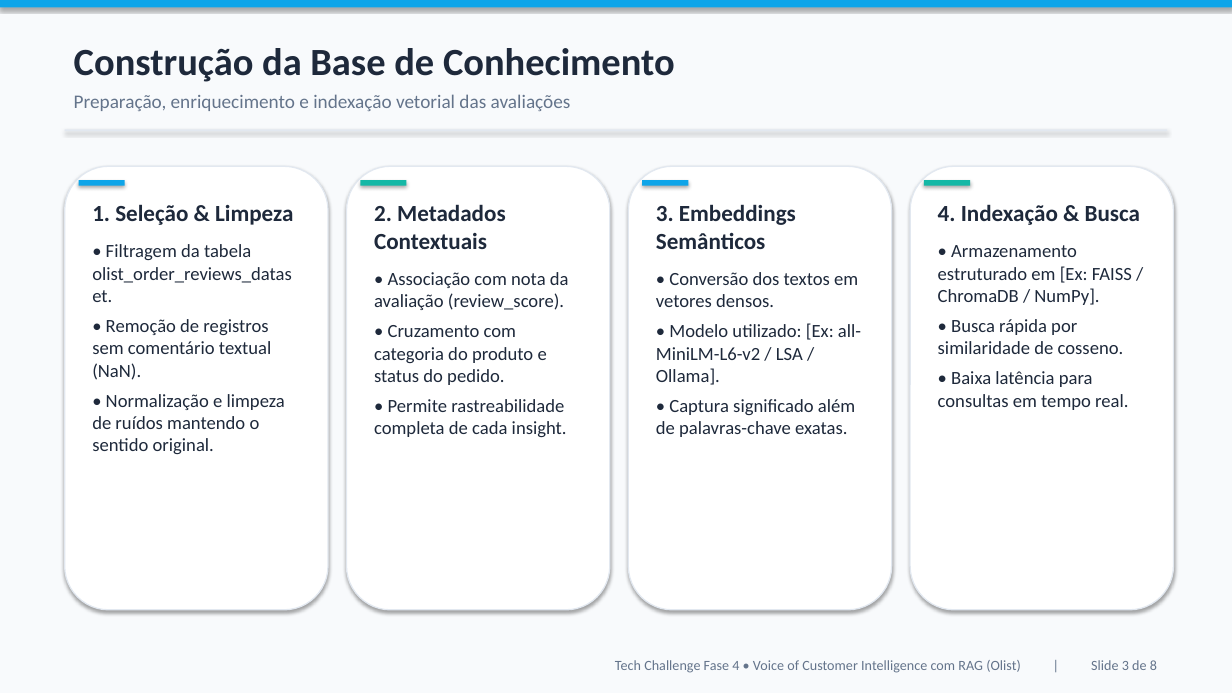
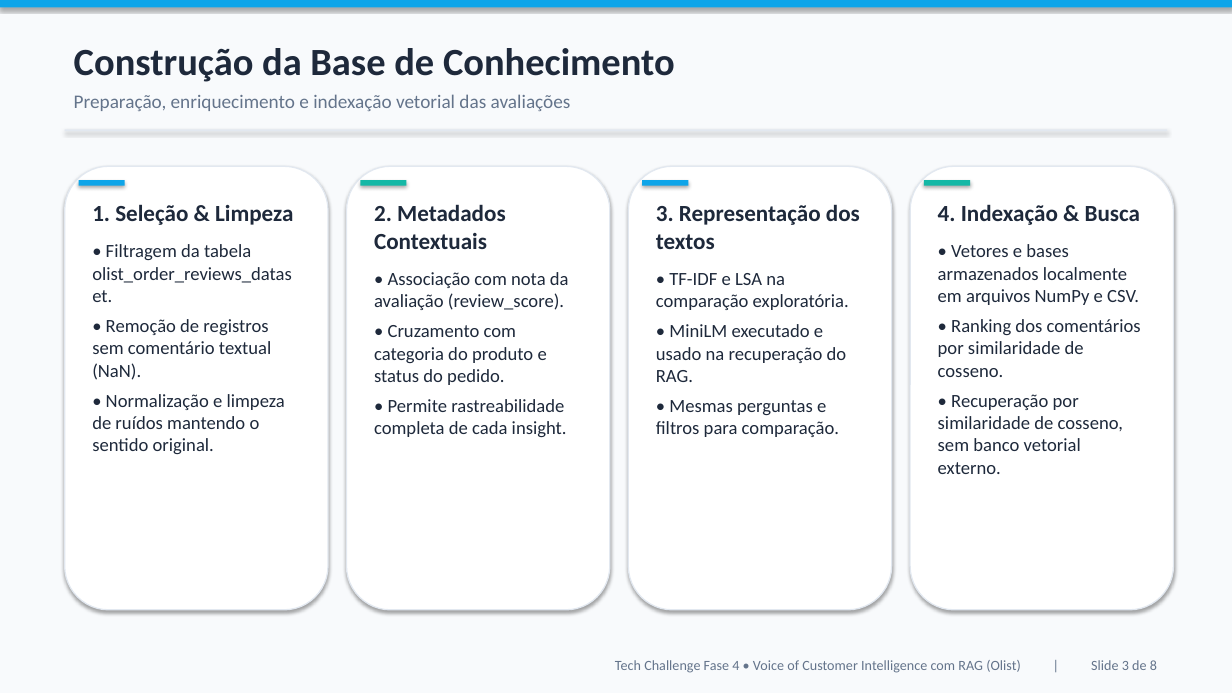
Before and after one commit to zv-bryan/FIAP-TECH-CHALLENGE-FASE-04, a slide deck: slide 3 of slides/TechChallenge_Fase4_RAG_Olist.pptx. Drawn at 1232x693 pixels with LibreOffice and Linux fonts; fonts in the diff are those of the drawing. Boxes give left, top, right and bottom in pixels: in the first picture for what was removed or moved away, otherwise in the second. Text is boxed around its words. In the diff, an @@ line names an element or a change of style, - is before the commit and + after.

```diff
--- a/slides/TechChallenge_Fase4_RAG_Olist.pptx
+++ b/slides/TechChallenge_Fase4_RAG_Olist.pptx
@@ text at (656,204,860,437): text changed @@
-3. Embeddings Semânticos
-• Conversão dos textos em vetores densos.
-• Modelo utilizado: [Ex: all-MiniLM-L6-v2 / LSA / Ollama].
-• Captura significado além de palavras-chave exatas.
+3. Representação dos textos
+• TF-IDF e LSA na comparação exploratória.
+• MiniLM executado e usado na recuperação do RAG.
+• Mesmas perguntas e filtros para comparação.
@@ text at (938,244,1141,474): text changed @@
-• Armazenamento estruturado em [Ex: FAISS / ChromaDB / NumPy].
-• Busca rápida por similaridade de cosseno.
-• Baixa latência para consultas em tempo real.
+• Vetores e bases armazenados localmente em arquivos NumPy e CSV.
+• Ranking dos comentários por similaridade de cosseno.
+• Recuperação por similaridade de cosseno, sem banco vetorial externo.
```
Also in this commit, not shown: 3 other slides changed, 26 other files.
